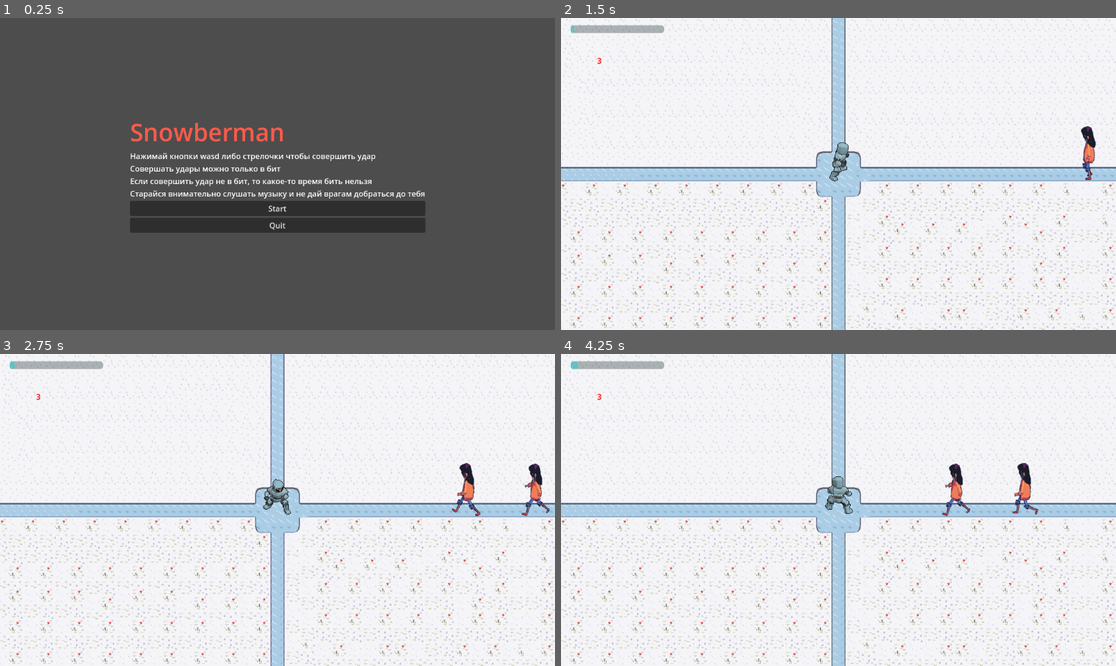
Above: before the commit, frames 1-4 (two rows, left to right).
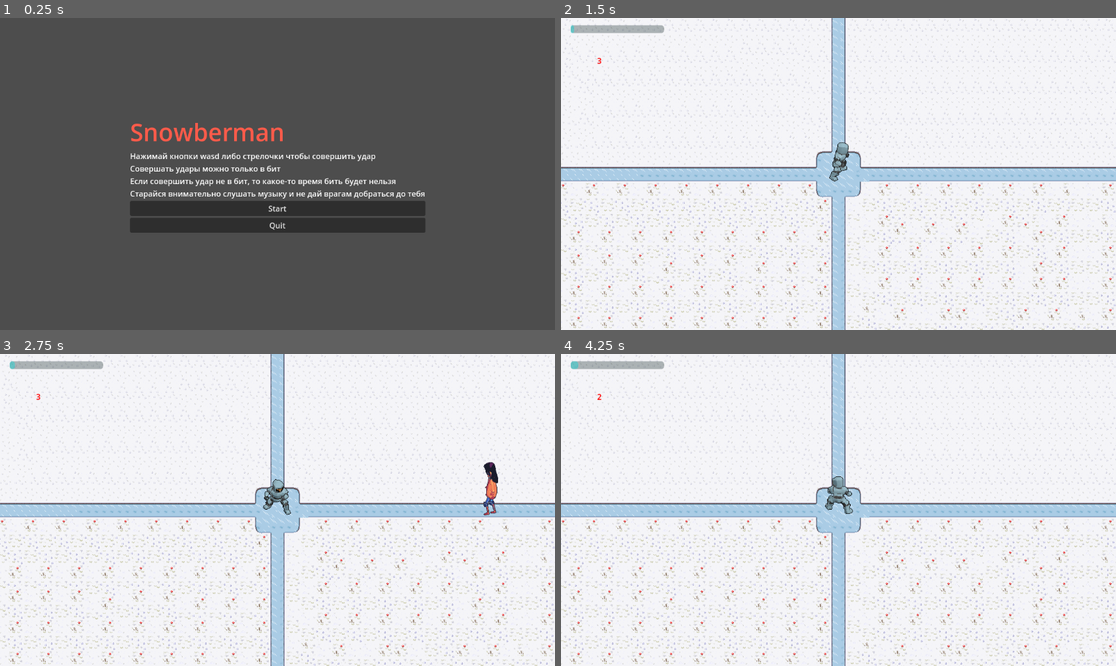
Above: after the commit, the same moments.

Repository: Basekeet/snowberman
Game: Godot game, scene res://scenes/levels/MainMenu.tscn
Same seed, same stepped clock (60 frames per second), same inputs: the game is played once before the commit and once after it. Sound files missing from this copy of the repository are replaced by a short silence.
Inputs (mouse positions are in pixels of both pictures, inside the frame that each line leads up to):
- Up to frame 1 (0.25 s): no input
- Up to frame 2 (1.5 s): click "Start" at 0.5 s; move the mouse to (960, 158) at 1.27 s; hold D (attack_right) from 1.28 s (still down); click (960, 158) at 1.35 s
- Up to frame 3 (2.75 s): move the mouse to (166, 525) at 2.02 s; release D (attack_right) at 2.03 s; hold S (attack_down) from 2.03 s (still down); click (166, 525) at 2.1 s
- Up to frame 4 (4.25 s): move the mouse to (894, 441) at 2.77 s; release S (attack_down) at 2.78 s; hold D (attack_right) 2.78-3.53 s; click (894, 441) at 2.85 s; move the mouse to (810, 572) at 3.52 s; hold W (attack_up) from 3.53 s (still down); click (810, 572) at 3.6 s

The runs differ from the first frame. In frame 1, 0.1% of the frame differs, in the area x 62-72%, y 51-54%; in frame 2, 0.3%; in frame 3, 1.0%, in the area x 81-99%, y 34-52%; in frame 4, 0.7%.

Commit message:
added music

Diff:
--- a/scenes/characters/Enemy.gd
+++ b/scenes/characters/Enemy.gd
@@ -1,6 +1,6 @@
 extends CharacterBody2D
 
-const SPEED = 100
+var speed = 0
 var is_dead = false
 var direction = "left"
 
@@ -9,6 +9,7 @@
 
 func prepare_die():
 	is_dead = true
+	$CollisionBox.disabled = true
 
 func die():
 	get_parent().remove_child(self)
@@ -16,11 +17,11 @@
 func _physics_process(delta: float) -> void:
 	if not is_dead:
 		if direction == "left":
-			velocity.x = -SPEED
+			velocity.x = -speed
 		elif direction == "right":
-			velocity.x = SPEED
+			velocity.x = speed
 		elif direction == "up":
-			velocity.y = -SPEED
+			velocity.y = -speed
 		elif direction == "down":
-			velocity.y = SPEED
+			velocity.y = speed
 		move_and_slide()
--- a/scenes/characters/MainPlayer.gd
+++ b/scenes/characters/MainPlayer.gd
@@ -6,6 +6,9 @@
 var facing = "left"
 var state = "idle"
 
+
+var striked = false
+var missed = false
 var health = 3
 
 func _physics_process(delta: float) -> void:
@@ -64,6 +67,8 @@
 
 func attack():
 	var collision : Area2D
+	if missed:
+		return
 	if facing == "up":
 		collision = $AttackAreaUp
 	if facing == "down":
@@ -74,9 +79,17 @@
 		collision = $AttackAreaRight
 	collision.find_child("Anims").play("explode")
 	for overlapped_body in collision.get_overlapping_bodies():
-		if overlapped_body.name.begins_with("Enemy") and not overlapped_body.is_dead:
-			var enemy_animation_manager = overlapped_body.find_children("Anims")[0]
-			enemy_animation_manager.play("die")
+		if overlapped_body.name.begins_with("Enemy") \
+			and not overlapped_body.is_dead \
+			and not missed:
+				var enemy_animation_manager = overlapped_body.find_children("Anims")[0]
+				enemy_animation_manager.play("die")
+				striked = true
+	if not striked:
+		$Timer.start()
+		missed = true
+
+	striked = false
 
 func handle_hit():
 	handle_hit_in_area($HitAreaDown)
@@ -88,5 +101,10 @@
 	for el in area.get_overlapping_bodies():
 		if el.name.begins_with("Enemy") and not el.is_dead:
 			el.find_children("Anims")[0].play("explode")
+			striked = true
 			health -= 1
 			health = max(0, health)
+
+
+func _on_timer_timeout() -> void:
+	missed = false
--- a/scenes/characters/MainPlayer.tscn
+++ b/scenes/characters/MainPlayer.tscn
@@ -627,3 +627,7 @@
 [node name="CollisionShape2D" type="CollisionShape2D" parent="HitAreaDown"]
 position = Vector2(-2, -4)
 shape = SubResource("RectangleShape2D_1w58p")
+
+[node name="Timer" type="Timer" parent="."]
+
+[connection signal="timeout" from="Timer" to="." method="_on_timer_timeout"]
--- /dev/null
+++ b/scenes/levels/BeatController.gd
@@ -0,0 +1,95 @@
+extends AudioStreamPlayer2D
+
+
+@export var bpm := 100
+@export var measures := 4
+
+@export var spawnBeforeBeatSeconds := 2
+@export var TrekOffset := 1
+var smallTimer = 0.000001
+
+# Tracking the beat and song position
+var song_position = 0.0
+var song_position_in_beats = 1
+var sec_per_beat = 60.0 / bpm
+var last_reported_beat = 0
+var beats_before_start = 0
+var measure = 1
+
+# Determining how close to the beat an event is
+var closest = 0
+var time_off_beat = 0.0
+
+signal beat(position)
+signal measure_beat(position)
+
+
+func _ready():
+	sec_per_beat = 60.0 / bpm
+
+
+func _physics_process(_delta):
+	if playing:
+		song_position = get_playback_position() + AudioServer.get_time_since_last_mix()
+		song_position -= AudioServer.get_output_latency()
+		song_position_in_beats = int(floor(song_position / sec_per_beat)) + beats_before_start
+		_report_beat()
+
+
+func _report_beat():
+	if last_reported_beat < song_position_in_beats:
+		if measure > measures:
+			measure = 1
+		emit_signal("beat", song_position_in_beats)
+		emit_signal("measure_beat", measure)
+		last_reported_beat = song_position_in_beats
+		measure += 1
+
+
+func play_with_beat_offset(num):
+	beats_before_start = num
+	if beats_before_start != 0:
+		$Timer.wait_time = beats_before_start
+	else:
+		beats_before_start = smallTimer
+		$Timer.wait_time = smallTimer
+	$Timer.start()
+
+
+func closest_beat(nth):
+	closest = int(round((song_position / sec_per_beat) / nth) * nth)
+	time_off_beat = abs(closest * sec_per_beat - song_position)
+	return Vector2(closest, time_off_beat)
+
+
+func play_from_beat(beat, offset):
+	play()
+	seek(beat * sec_per_beat)
+	beats_before_start = offset
+	measure = beat % measures
+
+
+func _on_timer_timeout() -> void:
+	#song_position_in_beats += 1
+	#if song_position_in_beats < beats_before_start - 1:
+		#$Timer.start()
+	#elif song_position_in_beats == beats_before_start - 1:
+		#
+		#$Timer.wait_time = $Timer.wait_time - (AudioServer.get_time_to_next_mix() + AudioServer.get_output_latency())
+		#$Timer.start()
+	#else:
+		#play()
+		#$Timer.stop()
+	#_report_beat()
+
+	if $Timer.wait_time == beats_before_start:
+		$Timer.wait_time = spawnBeforeBeatSeconds
+		$Timer.start()
+		var pos = (spawnBeforeBeatSeconds + 3) % 4
+		if pos == 0:
+			pos = 4
+		emit_signal("measure_beat", pos)
+	else:
+		play()
+		$Timer.stop()
+		_report_beat()
--- a/scenes/levels/LoseMenu.gd
+++ b/scenes/levels/LoseMenu.gd
@@ -1,4 +1,4 @@
 extends Control
 
 func _on_button_pressed() -> void:
-	get_tree().change_scene_to_file("res://scenes/MainMenu.tscn")
+	get_tree().change_scene_to_file("res://scenes/levels/MainMenu.tscn")
--- a/scenes/levels/MainLevel.gd
+++ b/scenes/levels/MainLevel.gd
@@ -10,6 +10,21 @@
 
 var game_paused = false
 
+var spawnBeforeBeatSeconds = 1
+var TrekOffset = 2
+
+var bpm = 115
+var spawn_1_beat = 0
+var spawn_2_beat = 0
+var spawn_3_beat = 1
+var spawn_4_beat = 0
+
+var song_position = 0.0
+var song_position_in_beats = 0
+var last_spawned_beat = 0
+var sec_per_beat = 60.0 / bpm
+var rand = 0
+
 func set_default():
 	game_paused = false
 	enemy_count = 0
@@ -18,6 +33,7 @@
 
 func _ready() -> void:
 	set_default()
+	$AudioStreamPlayer.play_with_beat_offset(TrekOffset)
 
 func _process(delta: float) -> void:
 	elapsed_time += delta
@@ -27,9 +43,9 @@
 		handle_progress()
 		handle_game_finish()
 
-		if randi() % 10000 < 100:
-			var dir = randi() % 4
-			spawn_enemy(dir)
+		#if randi() % 10000 < 100:
+			#var dir = randi() % 4
+			#spawn_enemy(dir)
 
 func handle_progress():
 	progress.value = 100 * (elapsed_time / 60.0)
@@ -50,6 +66,22 @@
 	var size_x = s[0] * 16
 	var size_y = s[1] * 16
 	var spawns = [Vector2(size_x / 2, 0), Vector2(0, size_y / 2), Vector2(-size_x / 2, 0), Vector2(0, - size_y / 2)]
+
+	var distToSpawn = abs(spawns[direction][0] + spawns[direction][1])
+	var distToCollider = 0
+	if direction == 0:
+		distToCollider = abs(get_node("Player/AttackAreaRight/CollisionShape2D").position.x)
+	elif direction == 1:
+		distToCollider = abs(get_node("Player/AttackAreaDown/CollisionShape2D").position.y)
+	elif direction == 2:
+		distToCollider = abs(get_node("Player/AttackAreaLeft/CollisionShape2D").position.x)
+	else:
+		distToCollider = abs(get_node("Player/AttackAreaUp/CollisionShape2D").position.y)
+	print(distToCollider, " ", distToSpawn, " ", direction)
+	var totalDist = distToSpawn - distToCollider
+
+	enemyInst.speed = totalDist / (spawnBeforeBeatSeconds * sec_per_beat)
+
 	enemyInst.position = spawns[direction]
 	enemyInst.name = "Enemy" + str(enemy_count)
 	enemy_count += 1
@@ -73,3 +105,87 @@
 		pauseMenu.show()
 		Engine.time_scale = 0
 	game_paused = !game_paused
+
+
+func _on_audio_stream_player_measure_beat(position: Variant) -> void:
+	position = (position + 4 - spawnBeforeBeatSeconds) % 4
+	if position == 0:
+		position = 4
+	if position == 1:
+		_spawn_notes(spawn_1_beat)
+	elif position == 2:
+		_spawn_notes(spawn_2_beat)
+	elif position == 3:
+		_spawn_notes(spawn_3_beat)
+	elif position == 4:
+		_spawn_notes(spawn_4_beat)
+
+func _spawn_notes(to_spawn):
+	if to_spawn > 0:
+		var direction = 0
+		spawn_enemy(direction)
+	#if to_spawn > 1:
+		#while rand == r:
+			#rand = randi() % 3
+		#r = rand
+		#spawn_enemy(r)
+
+func _on_audio_stream_player_beat(position: Variant) -> void:
+	print("position ", position)
+	song_position_in_beats = position + spawnBeforeBeatSeconds
+	print("new position ", song_position_in_beats)
+	if song_position_in_beats > 27:
+		spawn_1_beat = 1
+		spawn_2_beat = 1
+		spawn_3_beat = 1
+		spawn_4_beat = 1
+	if song_position_in_beats > 89:
+		spawn_1_beat = 1
+		spawn_2_beat = 0
+		spawn_3_beat = 1
+		spawn_4_beat = 0
+	if song_position_in_beats > 123:
+		spawn_1_beat = 0
+		spawn_2_beat = 1
+		spawn_3_beat = 0
+		spawn_4_beat = 1
+	if song_position_in_beats > 153:
+		spawn_1_beat = 1
+		spawn_2_beat = 1
+		spawn_3_beat = 1
+		spawn_4_beat = 1
+	if song_position_in_beats > 185:
+		spawn_1_beat = 1
+		spawn_2_beat = 1
+		spawn_3_beat = 1
+		spawn_4_beat = 1
+	if song_position_in_beats > 219:
+		spawn_1_beat = 0
+		spawn_2_beat = 1
+		spawn_3_beat = 1
+		spawn_4_beat = 1
+	if song_position_in_beats > 249:
+		spawn_1_beat = 1
+		spawn_2_beat = 1
+		spawn_3_beat = 1
+		spawn_4_beat = 1
+	if song_position_in_beats > 279:
+		spawn_1_beat = 0
+		spawn_2_beat = 2
+		spawn_3_beat = 0
+		spawn_4_beat = 2
+	if song_position_in_beats > 313:
+		spawn_1_beat = 3
+		spawn_2_beat = 2
+		spawn_3_beat = 2
+		spawn_4_beat = 1
+	if song_position_in_beats > 369:
+		spawn_1_beat = 1
+		spawn_2_beat = 0
+		spawn_3_beat = 0
+		spawn_4_beat = 0
+	if song_position_in_beats > 387:
+		spawn_1_beat = 0
+		spawn_2_beat = 0
+		spawn_3_beat = 0
+		spawn_4_beat = 0
--- a/scenes/levels/MainLevel.tscn
+++ b/scenes/levels/MainLevel.tscn
@@ -1,10 +1,12 @@
-[gd_scene load_steps=9 format=3 uid="uid://bl6yliy1tfbgv"]
+[gd_scene load_steps=11 format=3 uid="uid://bl6yliy1tfbgv"]
 
 [ext_resource type="Script" path="res://scenes/levels/MainLevel.gd" id="1_a0xb6"]
 [ext_resource type="PackedScene" uid="uid://bk1kvsupe4ydw" path="res://scenes/characters/MainPlayer.tscn" id="2_3qtl0"]
 [ext_resource type="Texture2D" uid="uid://dvcpvyai6hw0" path="res://textures/spritesheet.png" id="3_ehn4q"]
 [ext_resource type="Script" path="res://scenes/misc/Health.gd" id="4_wys1y"]
 [ext_resource type="PackedScene" uid="uid://b4srp2q1ywt7b" path="res://scenes/levels/PauseMenu.tscn" id="5_ggje8"]
+[ext_resource type="AudioStream" uid="uid://dt8k27laj5emp" path="res://songs/song.ogg" id="6_jxj3c"]
+[ext_resource type="Script" path="res://scenes/levels/BeatController.gd" id="6_ngubx"]
 
 [sub_resource type="TileSetAtlasSource" id="TileSetAtlasSource_6gy66"]
 texture = ExtResource("3_ehn4q")
@@ -556,3 +558,17 @@
 offset_bottom = -45.0
 value = 50.0
 show_percentage = false
+
+[node name="AudioStreamPlayer" type="AudioStreamPlayer2D" parent="."]
+stream = ExtResource("6_jxj3c")
+script = ExtResource("6_ngubx")
+bpm = 115
+spawnBeforeBeatSeconds = 1
+TrekOffset = 2
+
+[node name="Timer" type="Timer" parent="AudioStreamPlayer"]
+one_shot = true
+
+[connection signal="beat" from="AudioStreamPlayer" to="." method="_on_audio_stream_player_beat"]
+[connection signal="measure_beat" from="AudioStreamPlayer" to="." method="_on_audio_stream_player_measure_beat"]
+[connection signal="timeout" from="AudioStreamPlayer/Timer" to="AudioStreamPlayer" method="_on_timer_timeout"]
--- a/scenes/levels/MainMenu.tscn
+++ b/scenes/levels/MainMenu.tscn
@@ -29,18 +29,18 @@
 grow_horizontal = 2
 grow_vertical = 2
 
-[node name="Label2" type="Label" parent="VBoxContainer2"]
+[node name="Title" type="Label" parent="VBoxContainer2"]
 layout_mode = 2
 text = "Snowberman"
 label_settings = SubResource("LabelSettings_6r8hq")
 
-[node name="Label" type="Label" parent="VBoxContainer2"]
+[node name="Tutorial" type="Label" parent="VBoxContainer2"]
 layout_mode = 2
 size_flags_horizontal = 4
 size_flags_vertical = 0
 text = "Нажимай кнопки wasd либо стрелочки чтобы совершить удар
 Совершать удары можно только в бит
-Если совершить удар не в бит, то какое-то время бить нельзя
+Если совершить удар не в бит, то какое-то время бить будет нельзя
 Старайся внимательно слушать музыку и не дай врагам добраться до тебя
 "
 
--- a/scenes/levels/PauseMenu.gd
+++ b/scenes/levels/PauseMenu.gd
@@ -1,6 +1,6 @@
 extends Control
 
-@onready var main = $"../"
+@onready var main = $"../../"
 
 func _on_resume_pressed() -> void:
 	main.pause()
Not shown, added: songs/song.ogg.import
Not shown, added: songs/song.ogg
